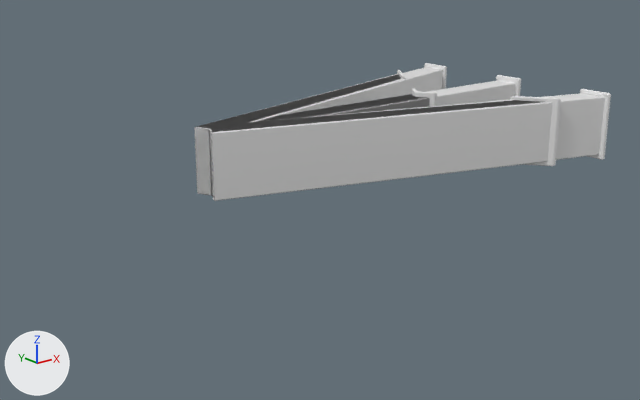
An edit to the glTF model public/models/Exterior/Tongue.glb, drawn before and after from the same camera.
Both versions are drawn from a 50 mm lens placed at (-9.12, -3.22, 1.58), pointed at (-6.57, -0.04, 0.3). Every picture has the same lights, and +X, +Y and +Z are marked at lower left. The older version comes first. Where no turn or scale is listed for an object, it has been applied to the vertices. Vertices at exactly the same position are counted once.

Objects in the first picture: 'Extended Triple Tongue Flat Front', 'Extended Triple Tongue V-Nose'.
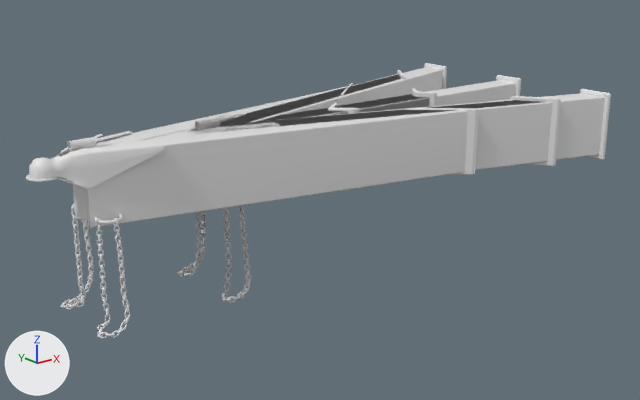
Location of each change, [x1, y1, x2, y2] in pixels of the pictures (640 x 400 px):
'Extended Triple Tongue Extended V-Nose', added
    after: [26, 83, 478, 338]
    faces in mat_roof (white #e7e7e7): [74, 83, 478, 228]
    faces in mat_material (white #e7e7e7): [26, 131, 165, 338]
'Extended Triple Tongue V-Nose', reshaped (77% taller)
    before: [196, 70, 561, 201]
    after: [178, 70, 561, 303]
part 1 of me_extended_triple_tongue_v_nose, added
    after: [178, 113, 280, 303]

The change, as a list of edits to the scene's bpy script:
```text
Add mat_material:
    mat_material = principled_material('Material')
    mat_material.base_color = (0.8, 0.8, 0.8)  # white #e7e7e7
    mat_material.roughness = 0.4
Change me_extended_triple_tongue_v_nose:
    used by ob_extended_triple_tongue_v_nose; location = (0.0, 0.0, 0.0)
    remove me_extended_triple_tongue_v_nose.from_pydata(...)  # 128 vertices, 188 faces; spans x -7.18..-5.48, y -0.58..0.58, z 0.4..0.75
    add me_extended_triple_tongue_v_nose.from_pydata(...)  # 10685 vertices, 21894 faces; spans x -7.39..-5.48, y -0.58..0.58, z 0.0..0.78
    me_extended_triple_tongue_v_nose part 1: 10557 vertices added at x -7.39..-6.89, y -0.23..0.23, z 0.0..0.78
    add me_extended_triple_tongue_v_nose.materials.append(mat_material)  # white #e7e7e7
Add me_extended_triple_tongue_v_nose_001:
    me_extended_triple_tongue_v_nose_001.from_pydata(...)  # 5303 vertices, 10474 faces; spans x -7.96..-5.94, y -0.46..0.46, z 0.0..0.78
    # faces by material slot: [188, 10286]
    me_extended_triple_tongue_v_nose_001.materials.append(mat_roof)  # white #e7e7e7
    me_extended_triple_tongue_v_nose_001.materials.append(mat_material)  # white #e7e7e7
Add ob_extended_triple_tongue_extended_v_nose:
    ob_extended_triple_tongue_extended_v_nose = bpy.data.objects.new('Extended Triple Tongue Extended V-Nose', me_extended_triple_tongue_v_nose_001)
    ob_extended_triple_tongue_extended_v_nose.location = (0.0, 0.0, 0.0)
```
